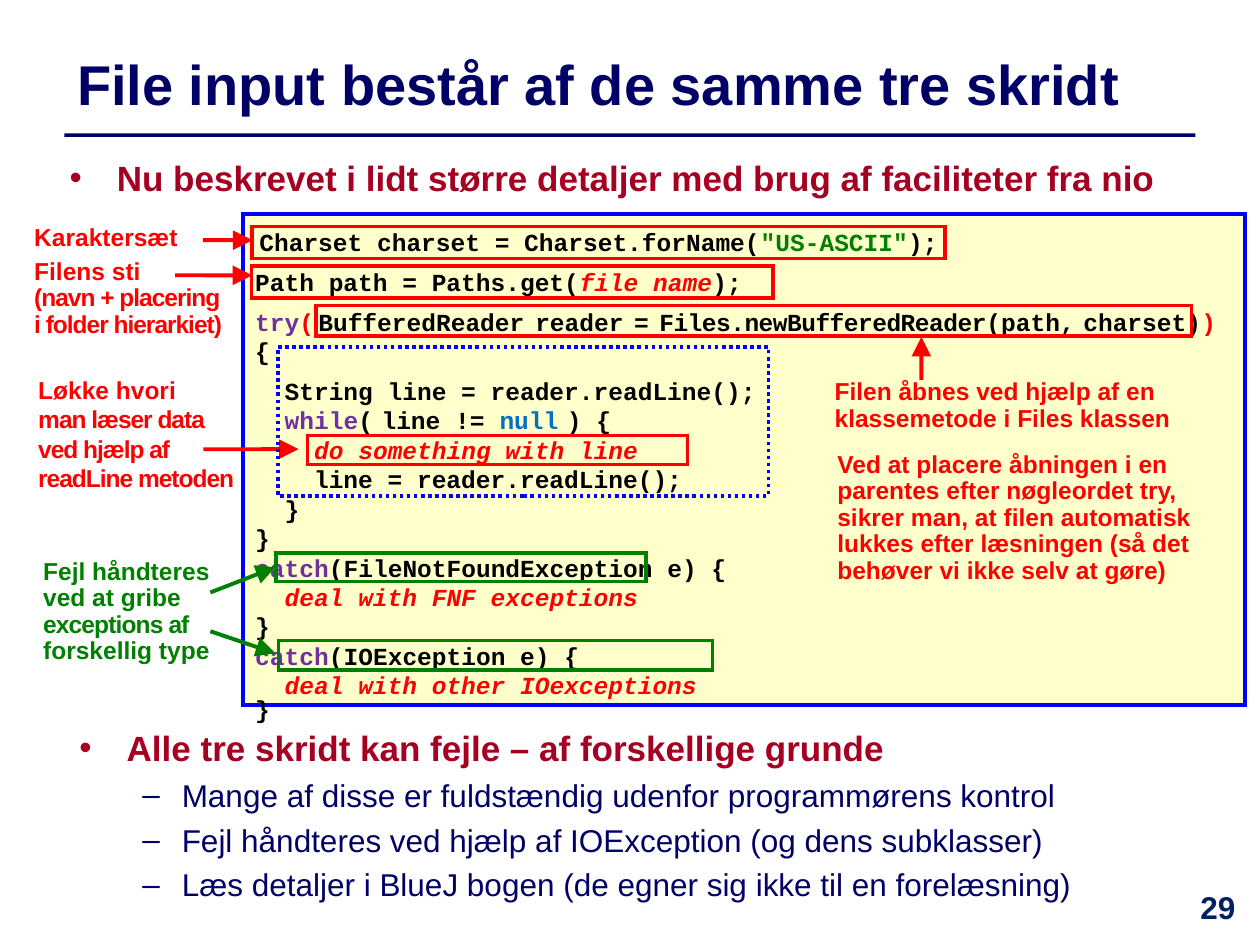
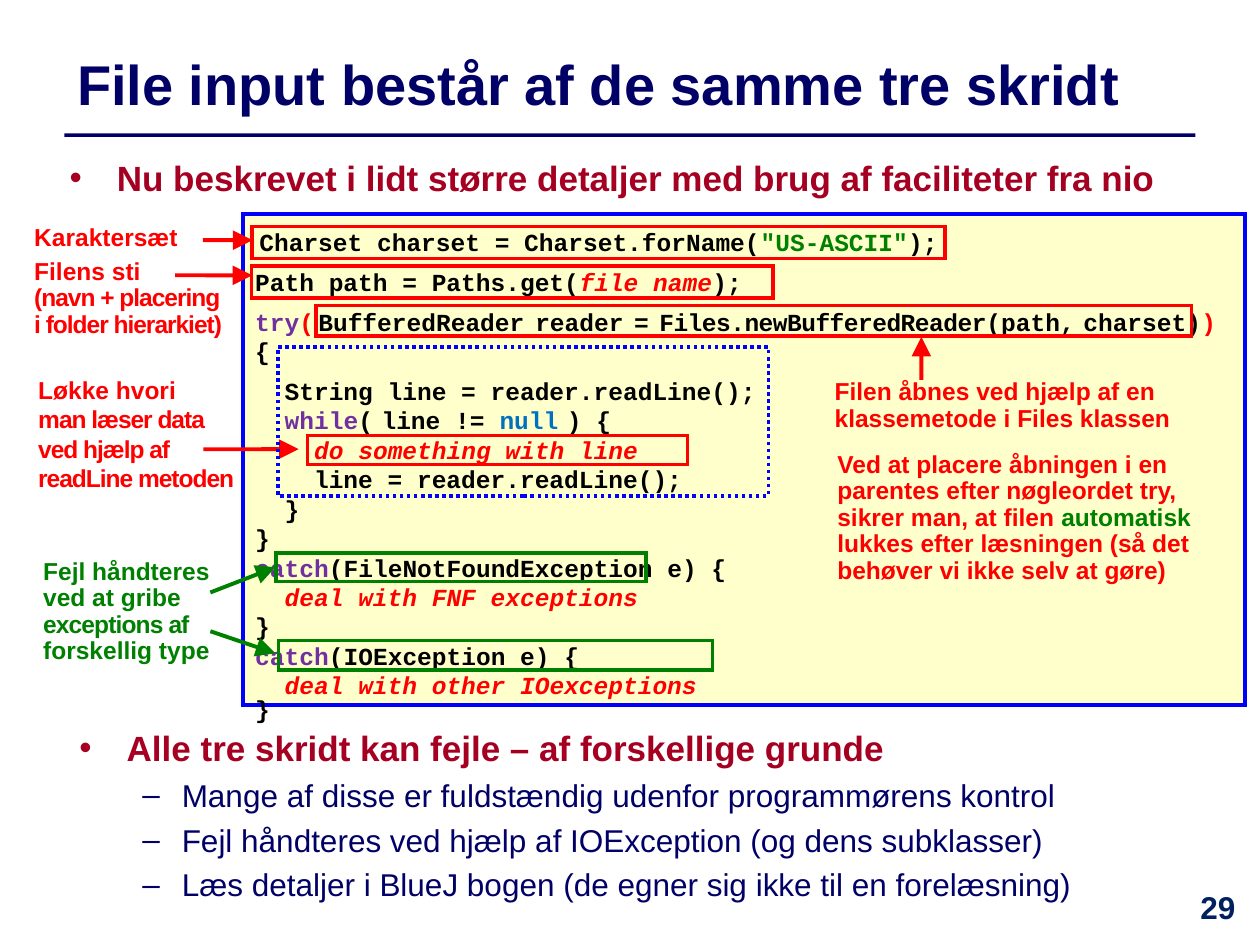
Before and after one commit to IntProgAU/Materiale, a slide deck: slide 29 of web/e22/uge_14/Slides-Uge14.pptx. Drawn at 1260x945 pixels with LibreOffice and Linux fonts; fonts in the diff are those of the drawing. Boxes give left, top, right and bottom in pixels: in the first picture for what was removed or moved away, otherwise in the second. Text is boxed around its words. In the diff, an @@ line names an element or a change of style, - is before the commit and + after.

```diff
--- a/web/e22/uge_14/Slides-Uge14.pptx
+++ b/web/e22/uge_14/Slides-Uge14.pptx
@@ text "Ved at placere åbningen i ..." at (x1=837, y1=453, x2=1190, y2=584): text colour #FF0000 to #008000 in "automatisk" @@
```
Also in this commit, not shown: 8 other slides changed, 1 other file.
